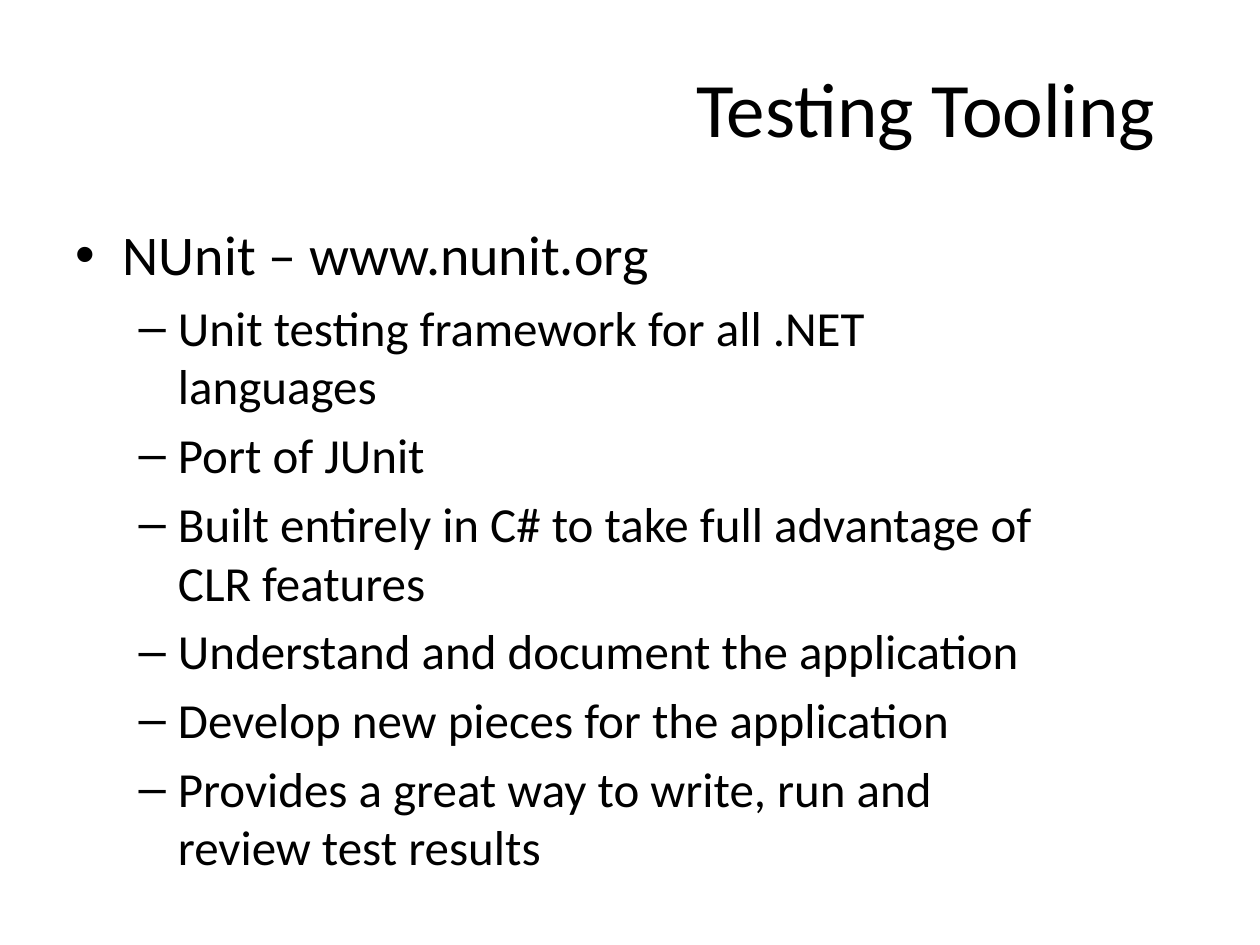
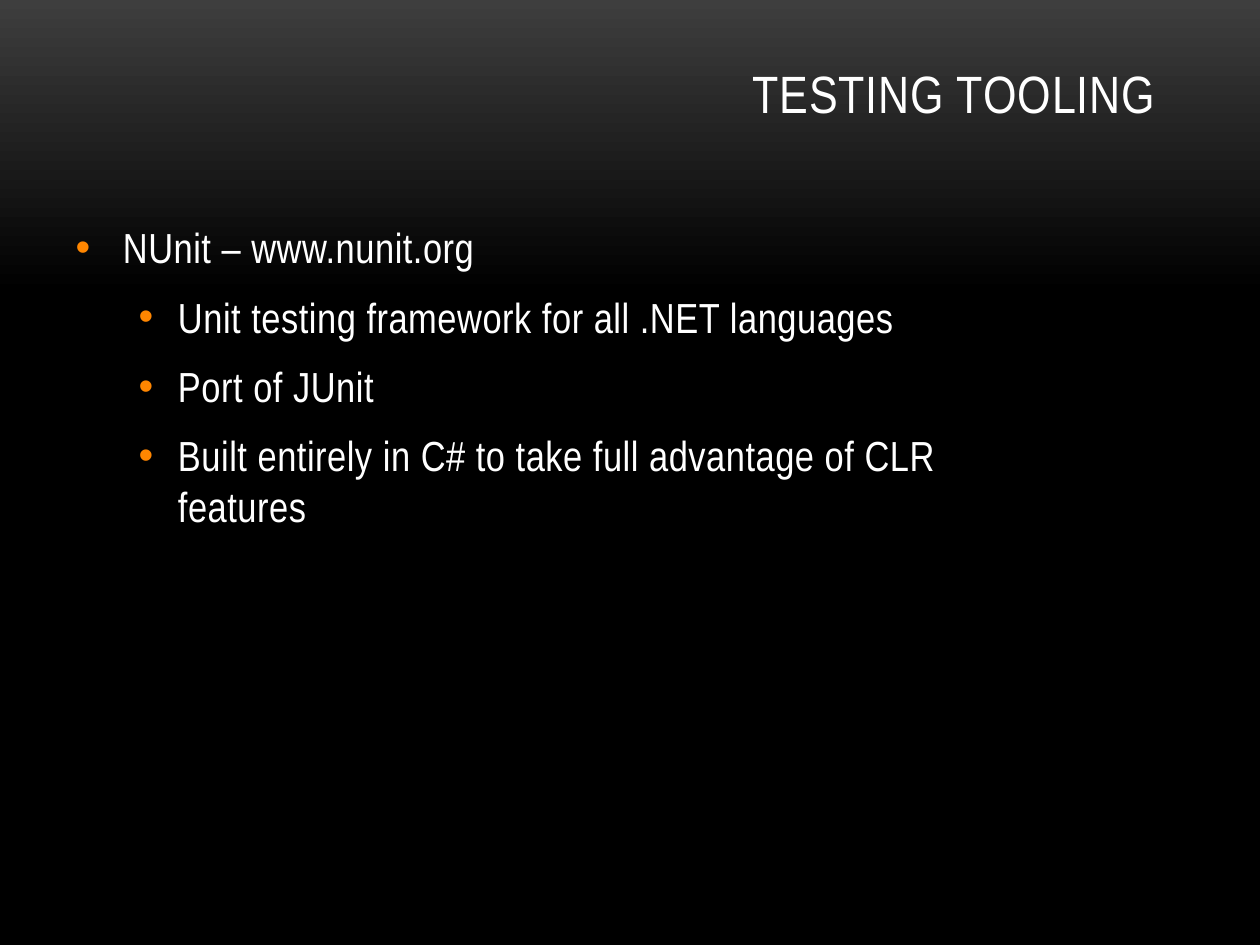
Before and after one commit to lozanotek/opensource, a slide deck: slide 33 of slides/open_source.pptx (slide 30 before the commit). Drawn at 1260x945 pixels with LibreOffice and Linux fonts; fonts in the diff are those of the drawing. Boxes give left, top, right and bottom in pixels: in the first picture for what was removed or moved away, otherwise in the second. Text is boxed around its words. In the diff, an @@ line names an element or a change of style, - is before the commit and + after.

```diff
--- a/slides/open_source.pptx
+++ b/slides/open_source.pptx
@@ background #FFFFFF to gradient #3F3F3F to #000000 @@
@@ title at bbox=[752, 76, 1155, 114]: text changed; size 44 to 30 pt; font Calibri to Arial Narrow; text colour #000000 to #FFFFFF @@
-Testing Tooling
+TESTING TOOLING
@@ text "NUnit – www.nunit.org" at bbox=[123, 232, 935, 523]: size 32 to 24 pt in "NUnit – www.nunit.org"; font Calibri to Arial Narrow, text colour #000000 to #FFFFFF, letter spacing 0 to 0.3 pt; size 28 to 24 pt in "Unit testing framework for all .NET languages", "Port of JUnit", "Built entirely in C# to take full ..."; more space between paragraphs; bullet – to • @@
@@ text at bbox=[178, 635, 1018, 866]: paragraphs removed @@
-  – Understand and document the application
-  – Develop new pieces for the application
-  – Provides a great way to write, run and review test results
```
Also in this commit, not shown: 38 other slides changed, 5 slides added, 1 slide removed.
